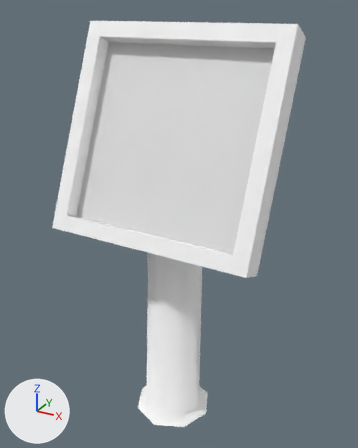
Before and after pictures for a commit that changed the glTF model models/vr-puzzle/puzzle-table.glb.
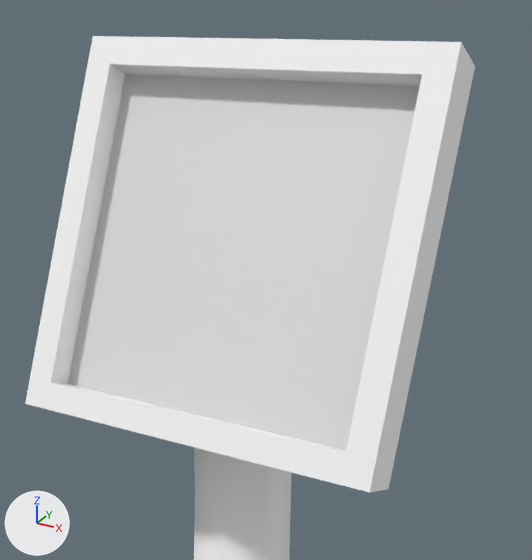
There are two pictures of each version: one whole from a 50 mm lens placed at (0.873, -1.532, 1.653), pointed at (0.017, 0.024, 0.876), one close up on the part from 11% to 94% of the width and 0% to 71% of the height. Arrows for +X, +Y and +Z are at lower left; the lights stay in place. Where no turn or scale is listed for an object, it has been applied to the vertices. Vertices at the same position are counted once.

Names of what the first close-up shows: 'panel', 'table'.
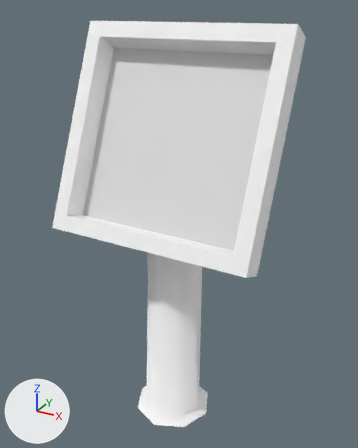
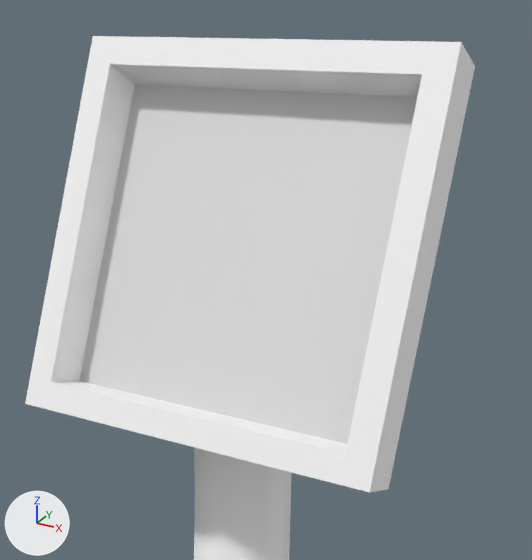
Pixel boxes (x1, y1, x2, y2) of what changed, in the close-ups (532 x 560 px; the box of a moved part takes in the faces that stretch with it):
'panel', reshaped, moved
    before: (68, 74, 420, 450)
    after: (79, 84, 417, 444)
part 1 of me_table_001, moved or reshaped
    both: (51, 64, 422, 453)

Diff of the bpy script that builds the scene:
```diff
--- a/models/vr-puzzle/puzzle-table.glb.py
+++ b/models/vr-puzzle/puzzle-table.glb.py
@@ me_table_001 @@
 me_table_001.from_pydata(...)  # 40 vertices, 58 faces; spans x -0.4..0.4, y -0.23..0.19, z 0.0..1.6
 # used by ob_table; location = (0.0, 0.0, 0.0)
-me_table_001.vertices[9].co = (0.34, -0.16, 0.9)
-me_table_001.vertices[10].co = (-0.34, -0.16, 0.9)  # pixel (67, 383)
-me_table_001.vertices[14].co = (-0.34, 0.12, 1.53)  # pixel (125, 74)
-me_table_001.vertices[15].co = (0.34, 0.12, 1.53)
+# me_table_001 part 1
+me_table_001.vertices[9].co = (0.33, -0.13, 0.9)
+me_table_001.vertices[10].co = (-0.33, -0.13, 0.9)  # pixel (79, 380)
+me_table_001.vertices[14].co = (-0.33, 0.13, 1.51)  # pixel (134, 84)
+me_table_001.vertices[15].co = (0.33, 0.13, 1.51)
 me_table_001.materials.append(mat_white_material)
@@ me_plate_001 @@
 me_plate_001.from_pydata(...)  # 4 vertices, 2 faces; spans x -0.342..0.342, y -0.136..0.136, z -0.313..0.313
 # used by ob_panel; location = (0.0, -0.021, 1.214)
 # verts and faces of me_plate_001; kept vertices keep their numbers, new ones are numbered from 4
 # before: 0 (0.342, 0.136, 0.313), 1 (-0.342, -0.136, -0.313) at pixel (67, 383), 2 (0.342, -0.136, -0.313), 3 (-0.342, 0.136, 0.313) at pixel (125, 74)
+# me_plate_001 part 2
+delete_vertices([*range(0, 4)])  # with the faces that use them
+verts[4] = (0.33, -0.132, -0.303)
+verts[5] = (-0.33, 0.132, 0.303)  # pixel (134, 84)
+verts[6] = (-0.33, -0.132, -0.303)  # pixel (79, 380)
+verts[7] = (0.33, 0.132, 0.303)
+faces += [(4, 5, 6), (4, 7, 5)]
 me_plate_001.materials.append(mat_panel_material)
@@ ob_panel @@
 ob_panel = bpy.data.objects.new('panel', me_plate_001)
-ob_panel.location = (0.0, -0.021, 1.214)
+ob_panel.location = (0.0, 0.0, 1.203)
```
